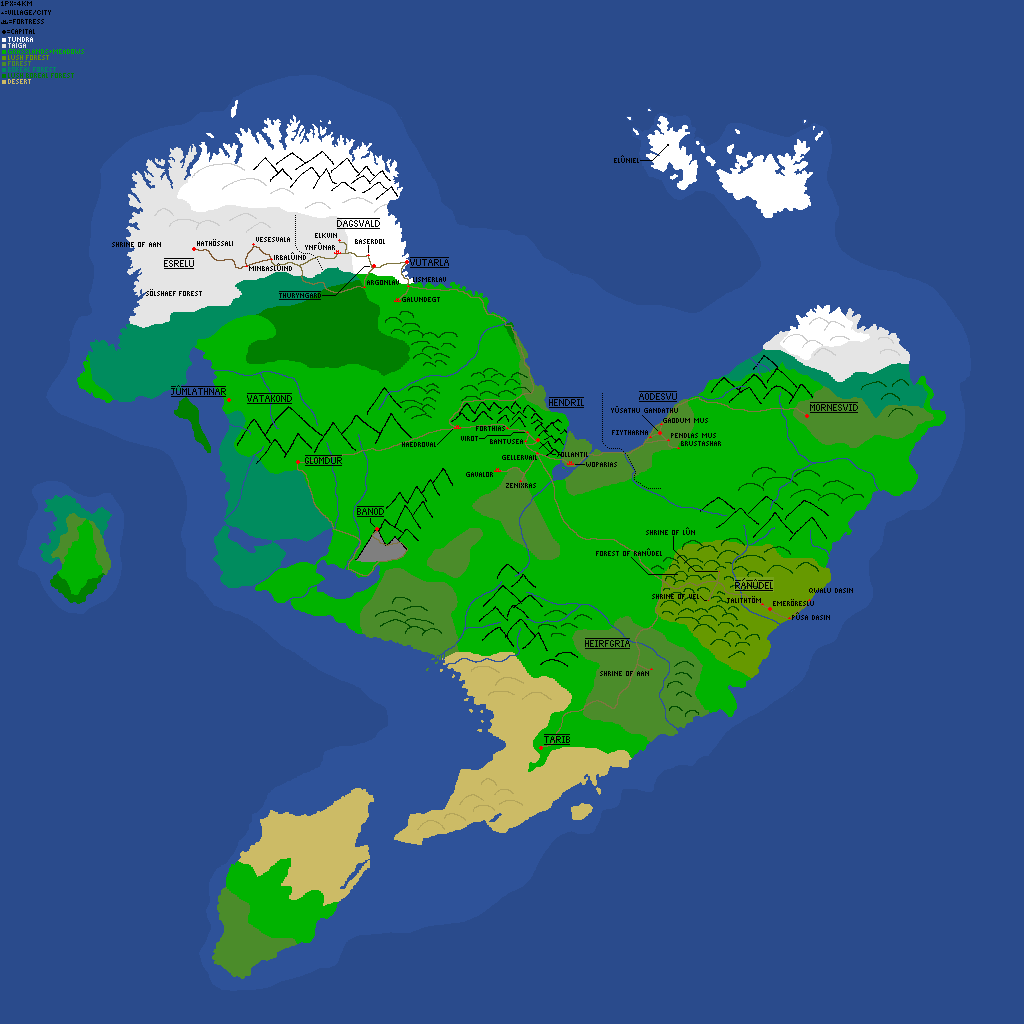
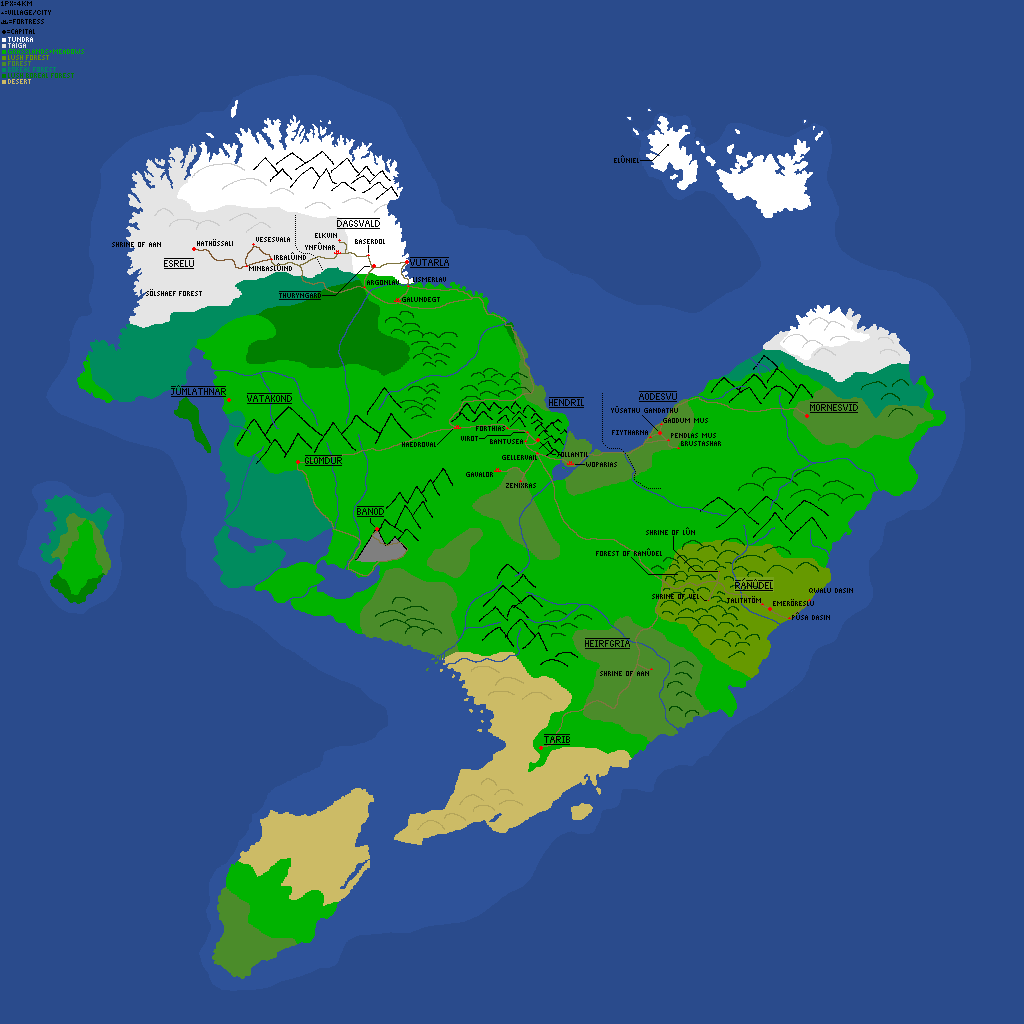
Comparing the layer stacks of the two (1024, 1024) images. Changes:
painted on "roads" over bbox(364, 288, 473, 309)
painted on "Background" over bbox(338, 283, 415, 424)
